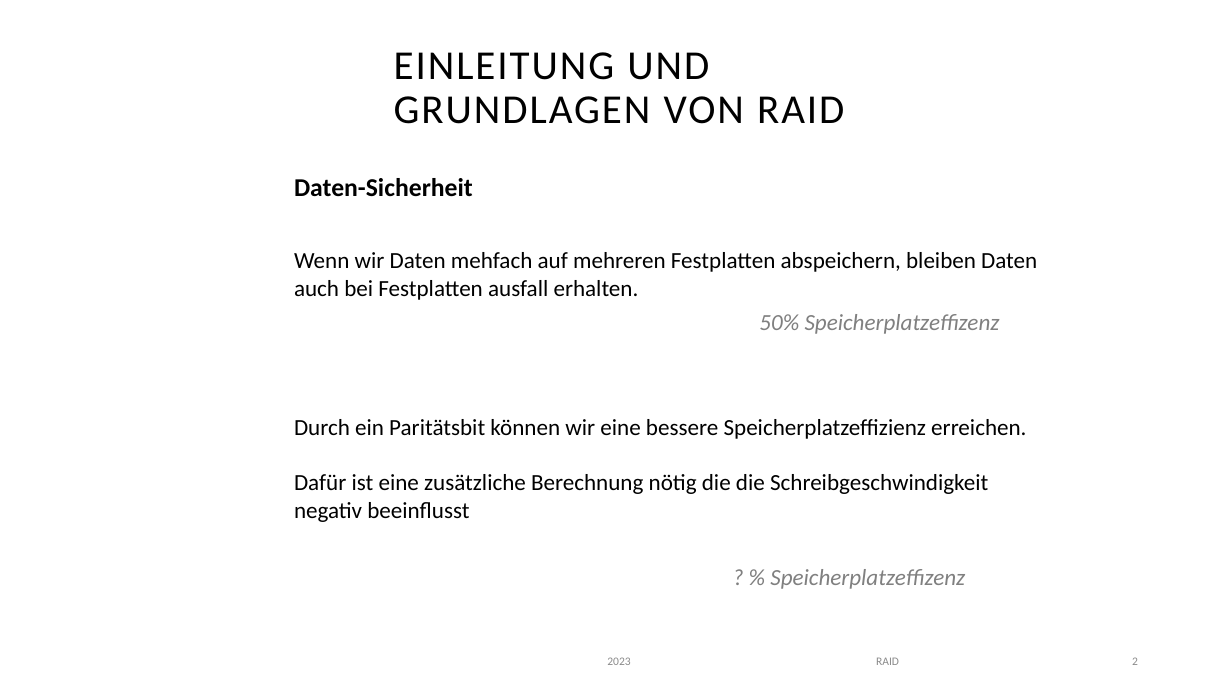
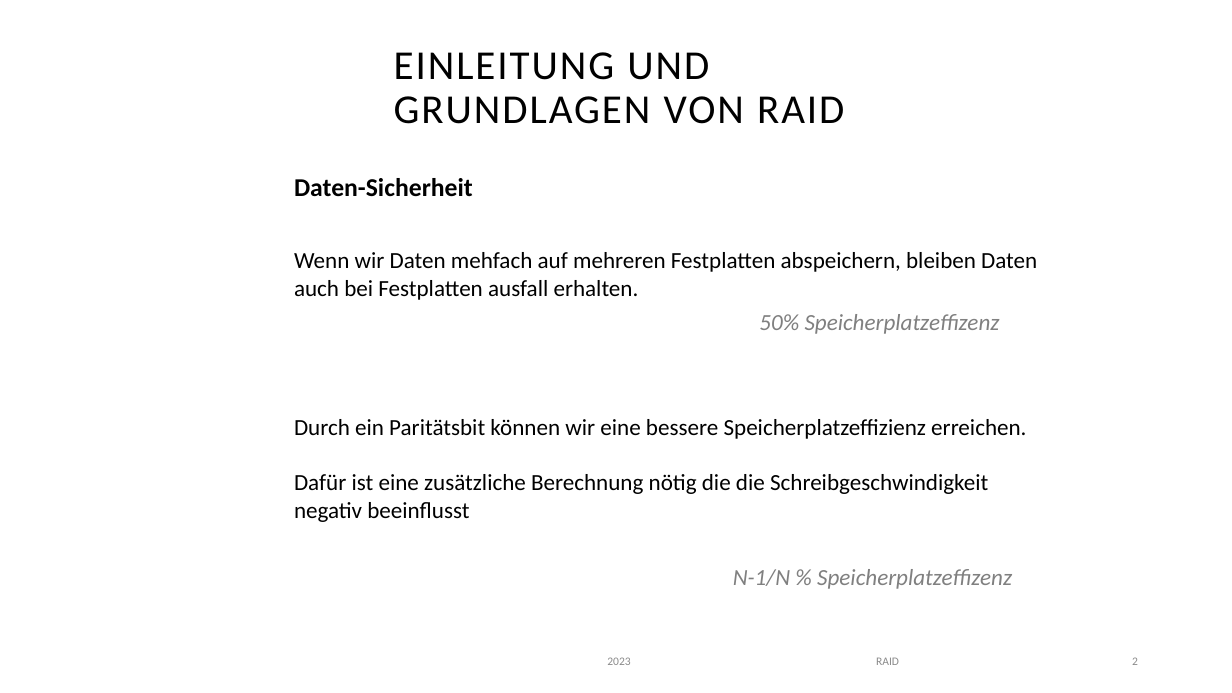
Before and after one commit to FyndetNeo/MultiMediDeutsch, a slide deck: slide 4 of raid-leo.pptx. Drawn at 1232x693 pixels with LibreOffice and Linux fonts; fonts in the diff are those of the drawing; background and template pictures are left out. Boxes give left, top, right and bottom in pixels: in the first picture for what was removed or moved away, otherwise in the second. Text is boxed around its words. In the diff, an @@ line names an element or a change of style, - is before the commit and + after.

Commit message:
improvement of storage efficiency label

```diff
--- a/raid-leo.pptx
+++ b/raid-leo.pptx
@@ text at [733, 569, 1012, 589]: text changed @@
-? % Speicherplatzeffizenz
+N-1/N % Speicherplatzeffizenz
```
